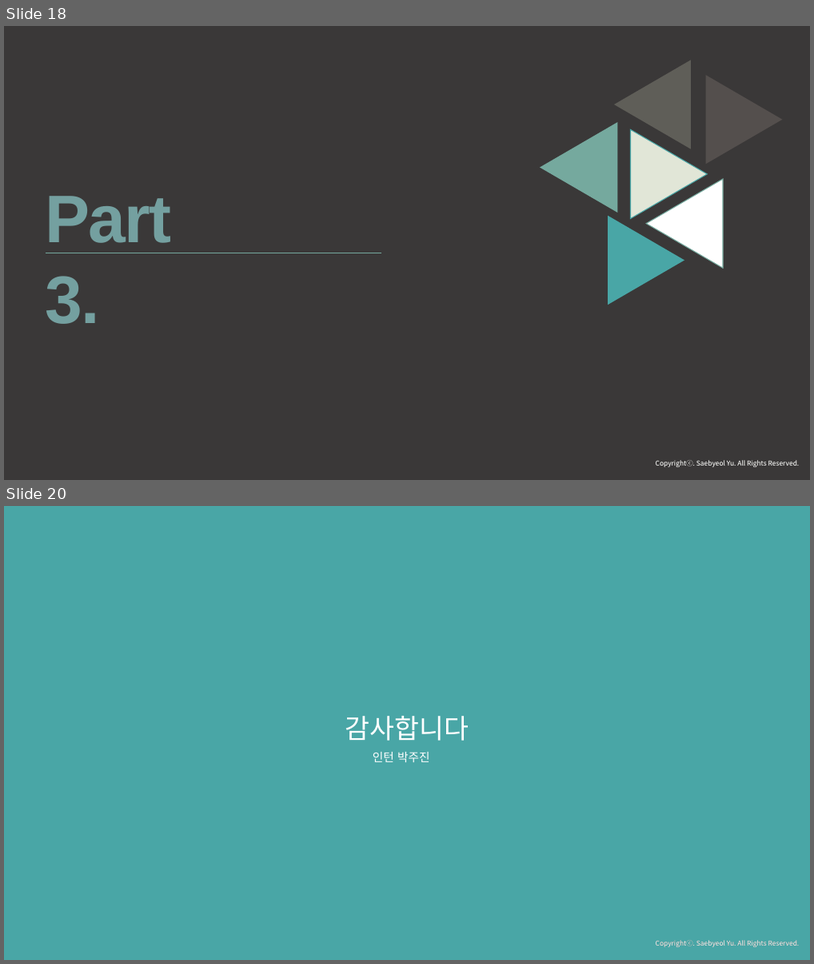
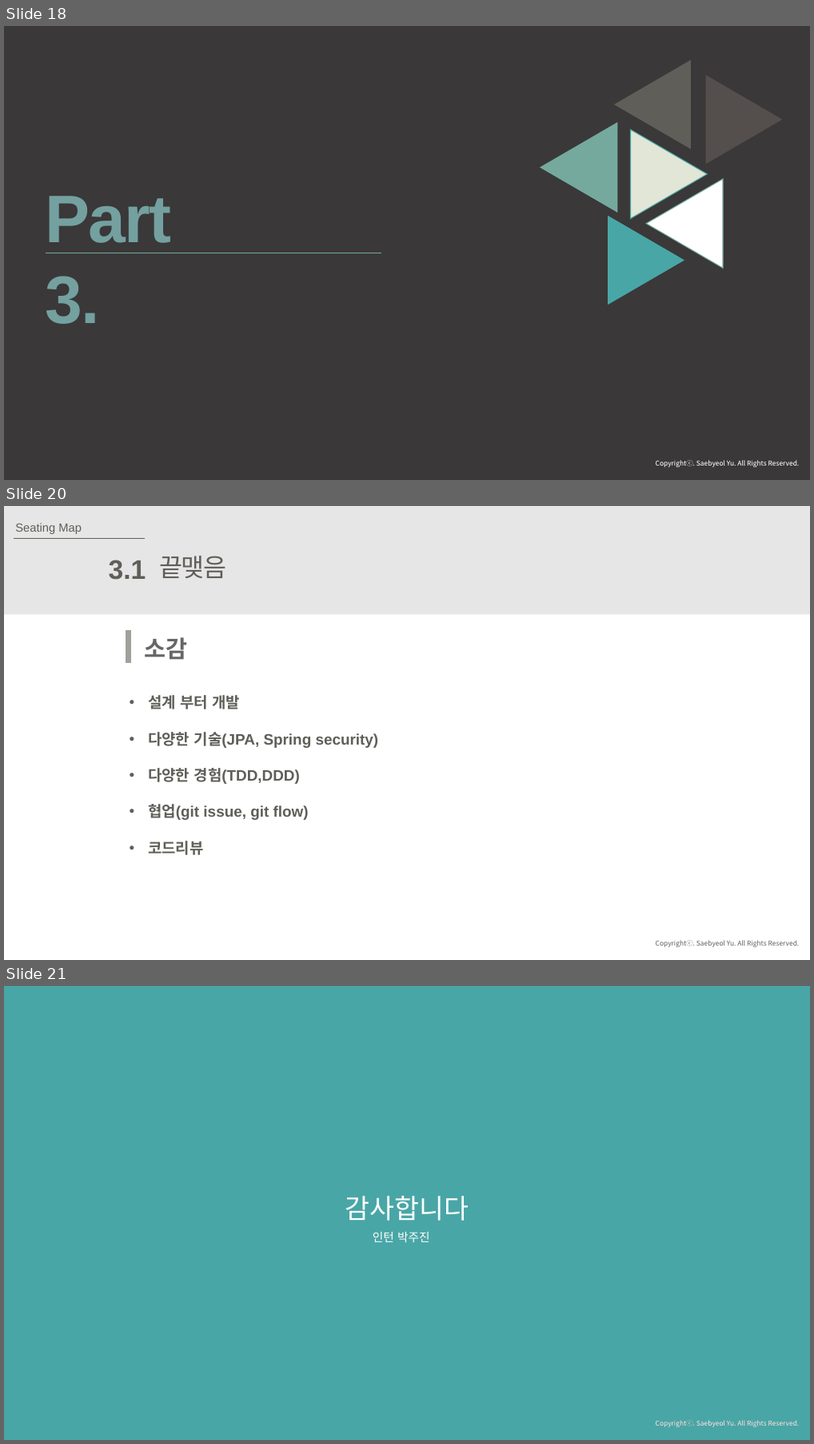
Before and after one commit to JuJinPark/interproject-process, a slide deck: 발표/internProject(20191010).pptx. Shown one above the other, each under a label of ours: slides 18 and 20 before the commit, slides 18, 20 and 21 after it; the slides between them are not shown. The pictures are 814x964 and 814x1444 pixels, drawn with LibreOffice and Linux fonts; fonts in the diff are those of the drawing. Boxes give left, top, right and bottom in pixels: in the first picture for what was removed or moved away, otherwise in the second. Text is boxed around its words. In the diff, an @@ line names an element or a change of style, - is before the commit and + after.

```diff
--- a/발표/internProject(20191010).pptx
+++ b/발표/internProject(20191010).pptx
@@ slide 20 added at box(4, 506, 810, 960), background #FFFFFF; not listed: 1 template element that a slide beside it also shows @@
@@ rectangle added at box(4, 506, 810, 614), fill #E7E6E6 @@
@@ text added at box(15, 523, 82, 534), 14 pt, text #5F5E58 @@
+Seating Map
@@ line added from (13, 539) to (145, 539), #5F5E58 0.5 pt @@
@@ text added at box(109, 560, 146, 580), 32 pt, text #5F5E58, bold @@
+3.1
@@ text added at box(160, 556, 227, 578), 30 pt, text #5F5E58 @@
+끝맺음
@@ line added from (129, 631) to (129, 663), #A1A099 6 pt @@
@@ text added at box(145, 637, 188, 660), 28 pt, text #666666, bold @@
+소감
@@ text added at box(148, 695, 379, 855), 18 pt, text #5F5E58, bold @@
+• 설계 부터 개발
+• 다양한 기술(JPA, Spring security)
+• 다양한 경험(TDD,DDD)
+• 협업(git issue, git flow)
+• 코드리뷰
@@ what was slide 20 is now slide 21 @@
```
Also in this commit, not shown: 17 slides changed.
